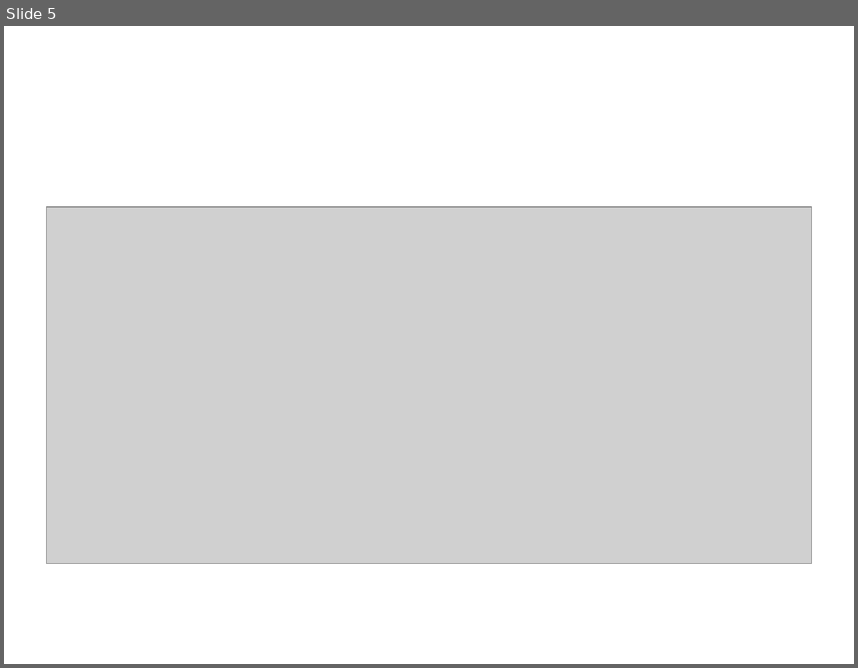
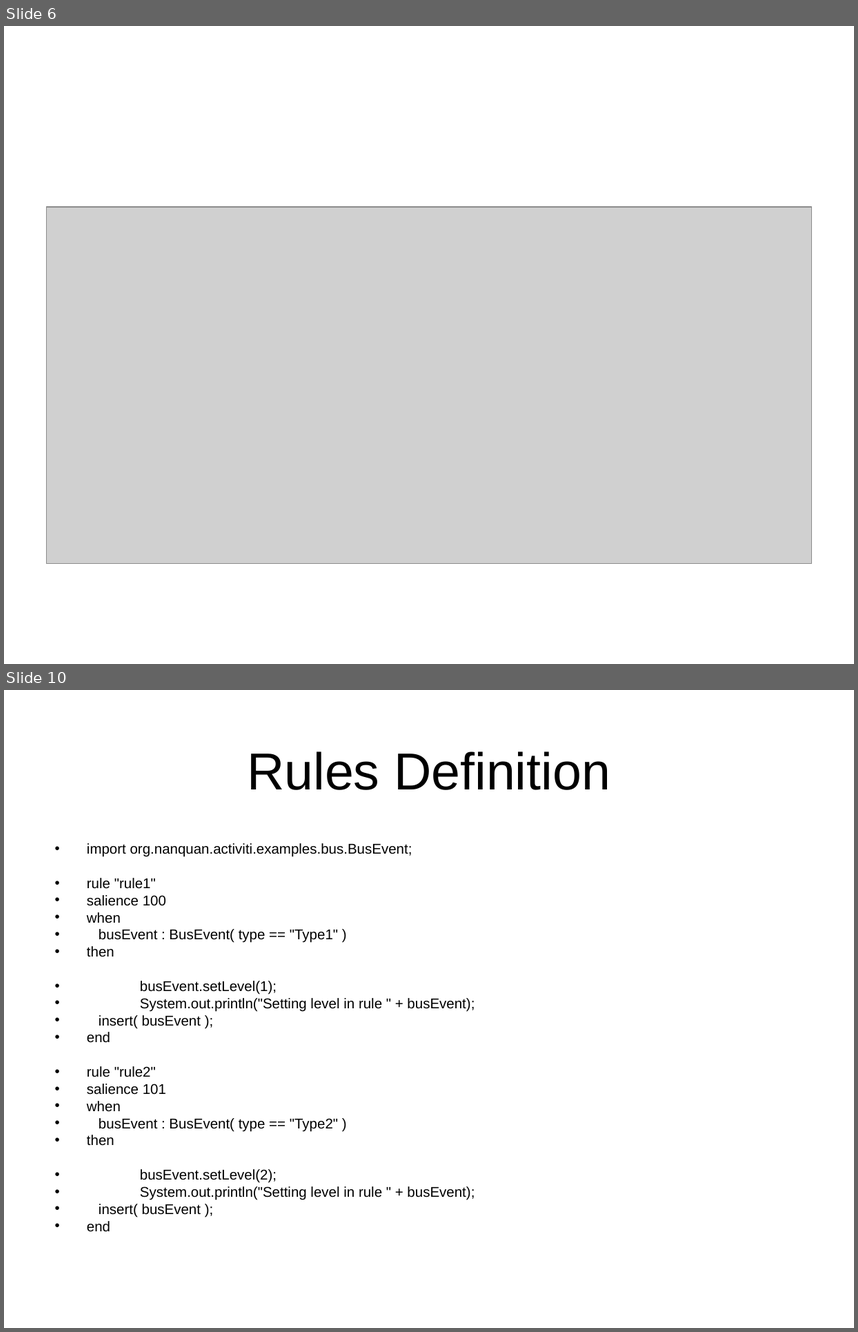
Before and after one commit to sunitawakchaure/activitidemo, a slide deck: BusMonitorActiviti/docs/BPM.ppt. Shown one above the other, each under a label of ours: slide 5 before the commit, slides 6 and 10 after it; the slides between them are not shown. The pictures are 858x668 and 858x1332 pixels, drawn with LibreOffice and Linux fonts; fonts in the diff are those of the drawing; grey boxes stand for pictures; background and template pictures are left out. Boxes give left, top, right and bottom in pixels: in the first picture for what was removed or moved away, otherwise in the second. Text is boxed around its words. In the diff, an @@ line names an element or a change of style, - is before the commit and + after.

```diff
--- a/BusMonitorActiviti/docs/BPM.ppt
+++ b/BusMonitorActiviti/docs/BPM.ppt
@@ slide 10 added at (x1=4, y1=690, x2=854, y2=1328), background picture (left out) @@
@@ title added at (x1=247, y1=751, x2=611, y2=790), 44 pt, text #000000 @@
+Rules Definition
@@ text added at (x1=87, y1=843, x2=475, y2=1232), 12 pt, text #000000 @@
+• import org.nanquan.activiti.examples.bus.BusEvent;
+• rule "rule1"
+• salience 100
+• when
+• busEvent : BusEvent( type == "Type1" )
+• then
+• busEvent.setLevel(1);
+• System.out.println("Setting level in rule " + busEvent);
+• insert( busEvent );
+• end
+• rule "rule2"
+• salience 101
+• when
+• busEvent : BusEvent( type == "Type2" )
+• then
+• busEvent.setLevel(2);
+• System.out.println("Setting level in rule " + busEvent);
+• insert( busEvent );
+• end
@@ what was slide 5 is now slide 6 @@
```
Also in this commit, not shown: 2 slides changed, 9 other slides added, 3 other files.
